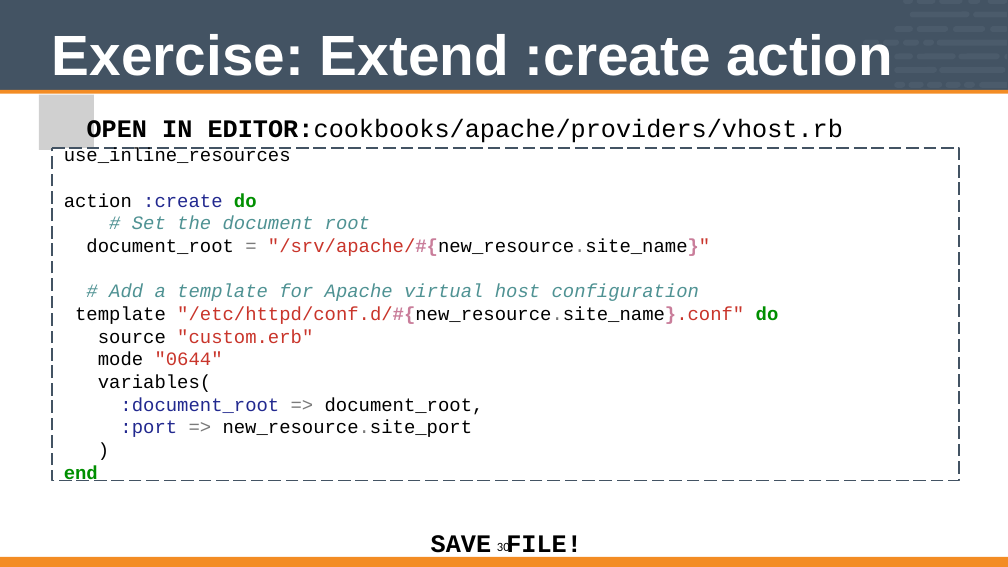
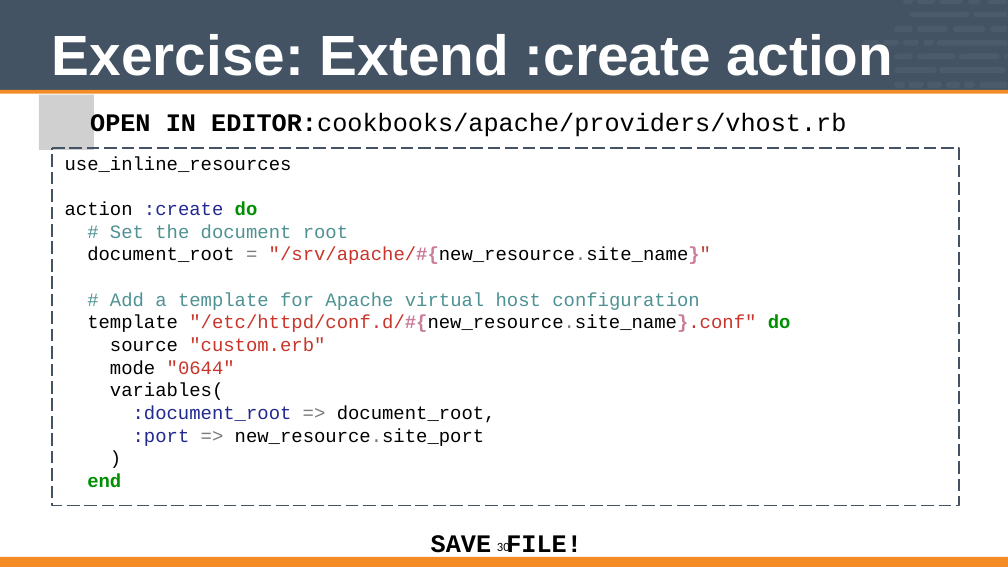
Before and after one commit to vinyar/chef-intermediate, a slide deck: slide 30 of Modules/04-Chef_Intermediate.pptx. Drawn at 1008x567 pixels with LibreOffice and Linux fonts; fonts in the diff are those of the drawing; grey boxes stand for pictures. Boxes give left, top, right and bottom in pixels: in the first picture for what was removed or moved away, otherwise in the second. Text is boxed around its words. In the diff, an @@ line names an element or a change of style, - is before the commit and + after.

Commit message:
Updated Custom Resources (04)
* Removed all smart quotes
* Removed all slide title drop shadows
* Fixed the code formatting on a large number of slides
* Fixed layout of "Open In Editor" for code slides
* Fixed code formatting across a large number of slides

This section is absolutely ugly.

```diff
--- a/Modules/04-Chef_Intermediate.pptx
+++ b/Modules/04-Chef_Intermediate.pptx
@@ text at <box>87,119,843,146</box>: paragraph removed @@
-OPEN IN EDITOR:cookbooks/apache/providers/vhost.rb
@@ text added at <box>90,113,846,140</box>, 32 pt, text #000000 @@
+OPEN IN EDITOR:cookbooks/apache/providers/vhost.rb
@@ freeform shape: place and size @@
-freeform shape at <box>52,148,959,480</box>
+freeform shape at <box>52,148,959,506</box>
@@ freeform shape removed at <box>52,148,959,480</box> @@
@@ text "use_inline_resources": place and size @@
-text "use_inline_resources" at <box>64,119,843,481</box>
+text "use_inline_resources" at <box>65,156,791,487</box>
@@ text at <box>110,224,699,310</box>: italic off in "# Set the document root", "# Add a template for Apache virtual ..." @@
```
Also in this commit, not shown: 17 other slides changed.
